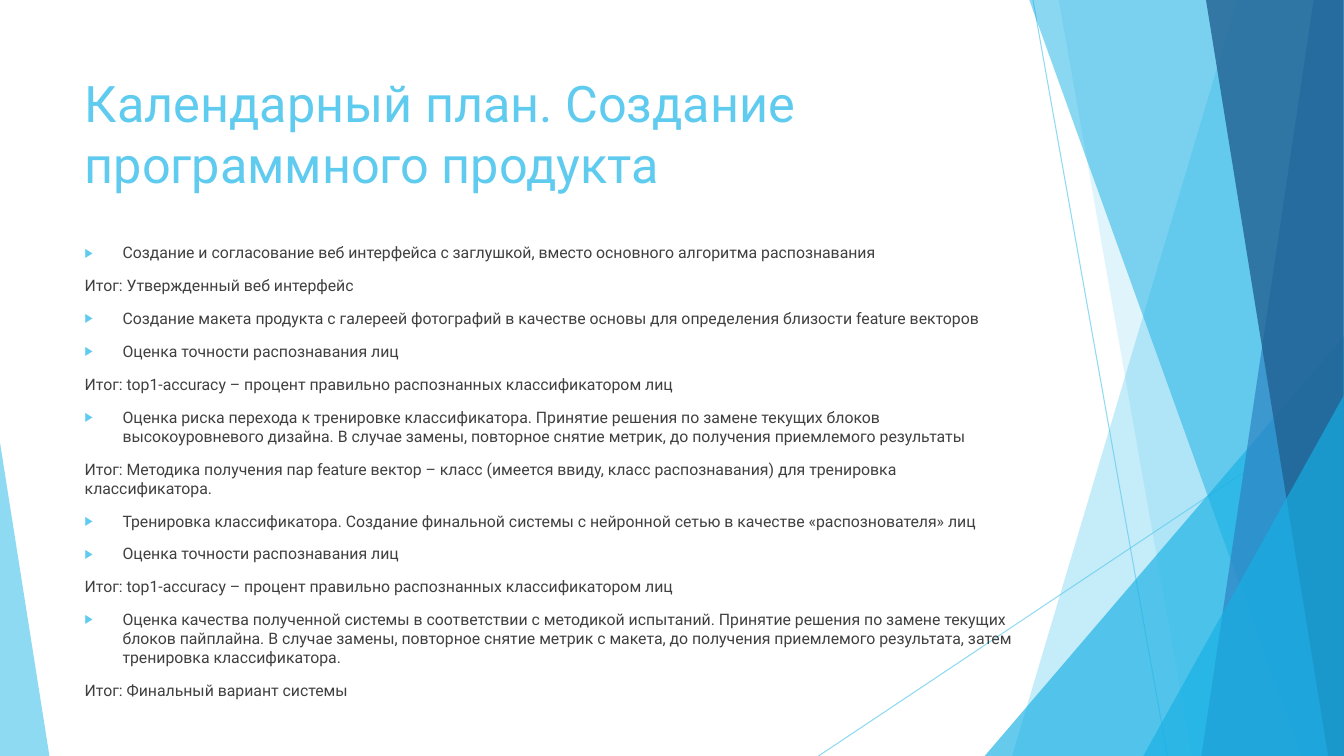
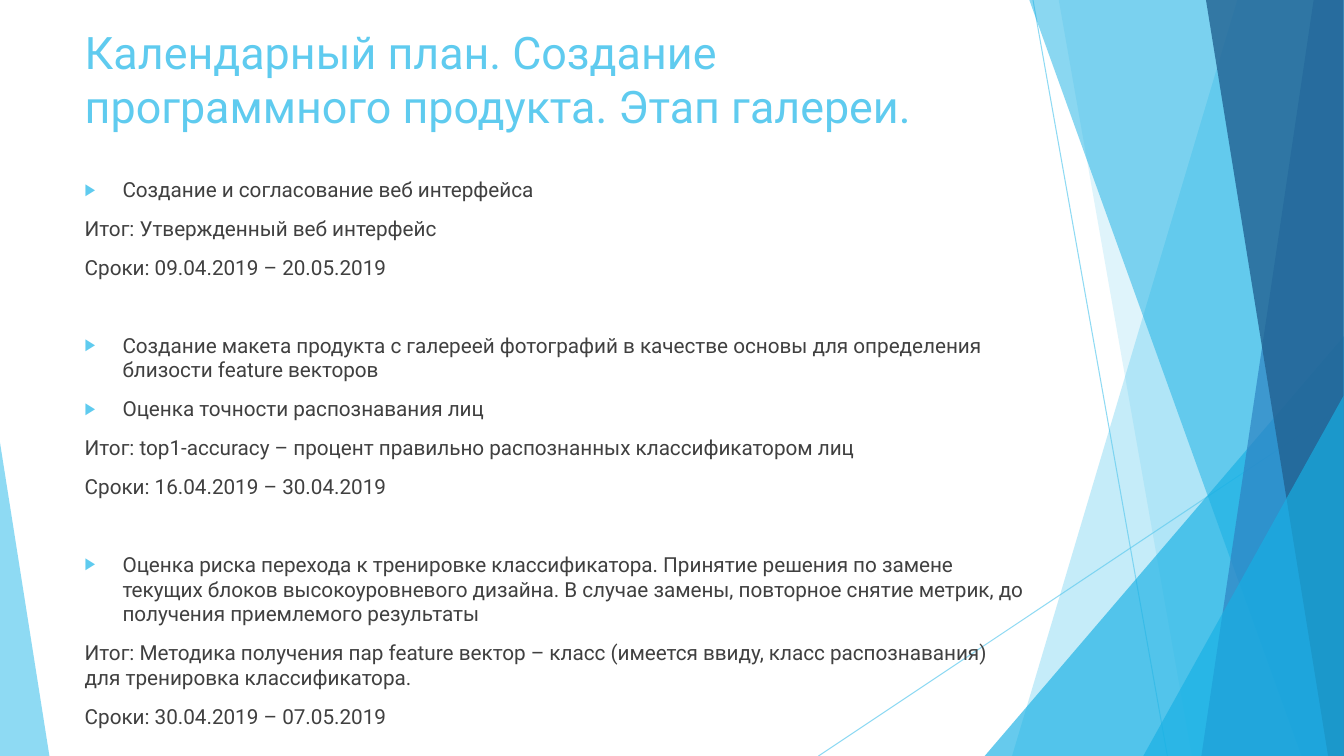
Before and after one commit to greyhuman/FaceReco, a slide deck: slide 22 of docs/external/Итоговая презентация.pptx (slide 20 before the commit). Drawn at 1344x756 pixels with LibreOffice and Linux fonts; fonts in the diff are those of the drawing. Boxes give left, top, right and bottom in pixels: in the first picture for what was removed or moved away, otherwise in the second. Text is boxed around its words. In the diff, an @@ line names an element or a change of style, - is before the commit and + after.

```diff
--- a/docs/external/Итоговая презентация.pptx
+++ b/docs/external/Итоговая презентация.pptx
@@ title at (85, 36, 910, 133): text changed; size 36 to 32 pt @@
-Календарный план. Создание программного продукта
+Календарный план. Создание программного продукта. Этап галереи.
@@ text "Создание и согласование веб интерфейса": place and size @@
-text "Создание и согласование веб интерфейса" at (85, 246, 1012, 667)
+text "Создание и согласование веб интерфейса" at (85, 181, 1023, 728)
@@ text at (123, 181, 533, 201): text changed; size 11.2 to 14.8 pt @@
-▶ Создание и согласование веб интерфейса с заглушкой, вместо основного алгоритма распознавания
+▶ Создание и согласование веб интерфейса
@@ text at (85, 220, 1023, 689): size 11.2 to 14.8 pt in "Итог: Утвержденный веб интерфейс", "Создание макета продукта с галереей фотографий в ...", "Оценка точности распознавания лиц", "Итог: top1-accuracy – процент правильно распознанных классиф ..." and 2 more places @@
@@ text at (85, 260, 386, 279): paragraph added @@
+Сроки: 09.04.2019 – 20.05.2019
@@ text at (85, 479, 386, 498): paragraph added @@
+Сроки: 16.04.2019 – 30.04.2019
@@ text at (85, 709, 386, 728): text changed; size 11.2 to 14.8 pt @@
-▶ Тренировка классификатора. Создание финальной системы с нейронной сетью в качестве «распознователя» лиц
-▶ Оценка точности распознавания лиц
-Итог: top1-accuracy – процент правильно распознанных классификатором лиц
-▶ Оценка качества полученной системы в соответствии с методикой испытаний. Принятие решения по замене текущих блоков пайплайна. В случае замены, повторное снятие метрик с макета, до получения приемлемого результата, затем тренировка классификатора.
-Итог: Финальный вариант системы
+Сроки: 30.04.2019 – 07.05.2019
```
Also in this commit, not shown: 4 other slides changed, 3 slides added.
